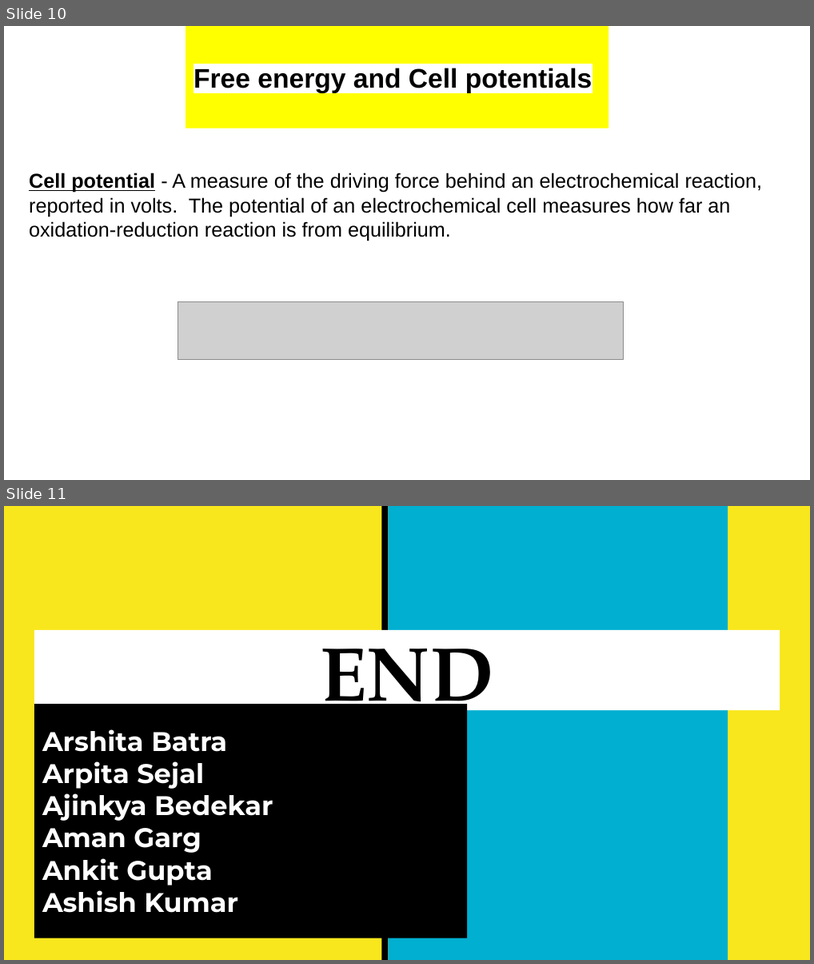
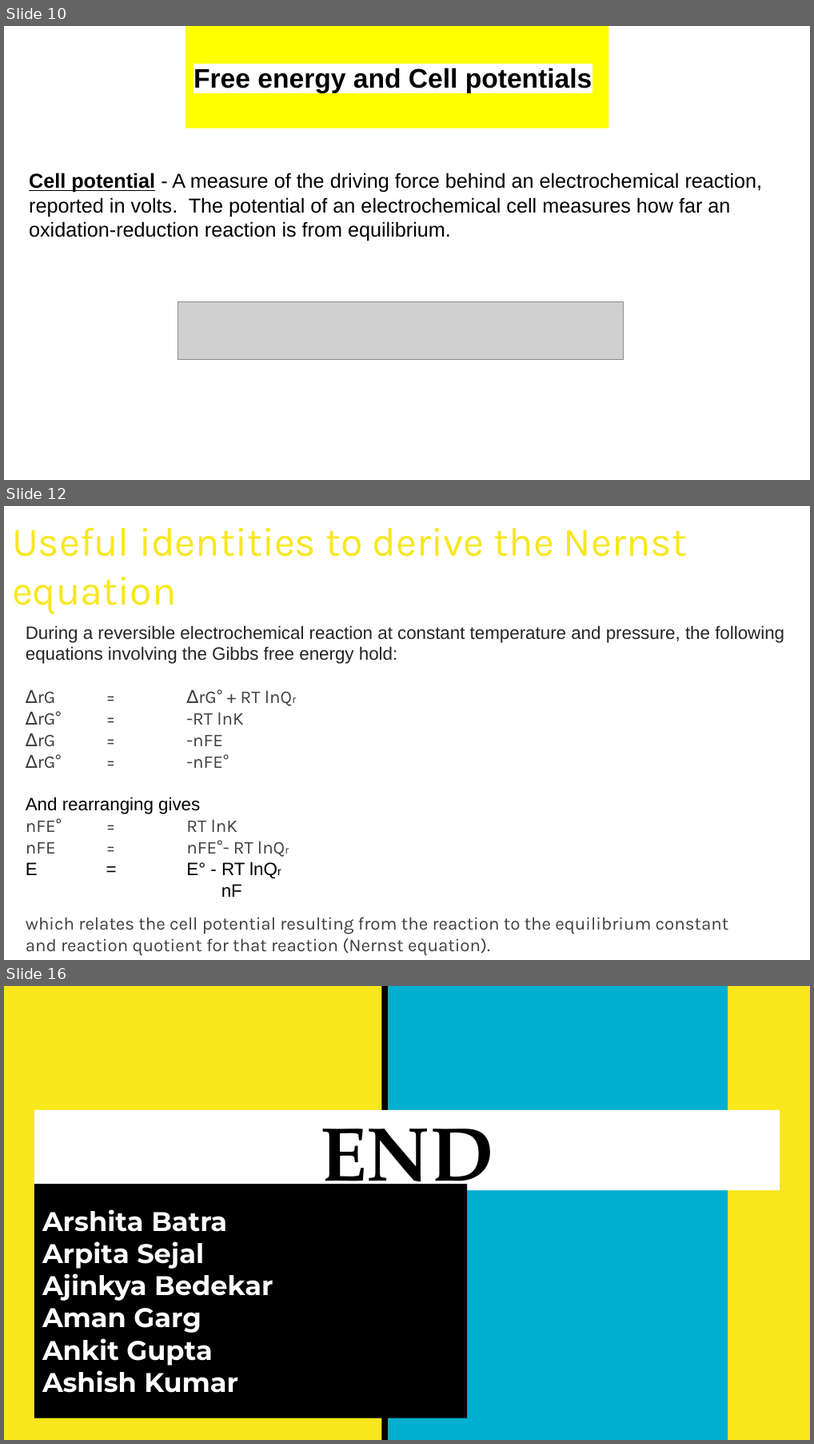
Before and after one commit to ajinkyabedekar/Chemistry-I, a slide deck: CHEMISTRY PRESENTATION.pptx. Shown one above the other, each under a label of ours: slides 10 and 11 before the commit, slides 10, 12 and 16 after it; the slides between them are not shown. The pictures are 814x964 and 814x1444 pixels, drawn with LibreOffice and Linux fonts; fonts in the diff are those of the drawing; grey boxes stand for pictures. Boxes give left, top, right and bottom in pixels: in the first picture for what was removed or moved away, otherwise in the second. Text is boxed around its words. In the diff, an @@ line names an element or a change of style, - is before the commit and + after.

```diff
--- a/CHEMISTRY PRESENTATION.pptx
+++ b/CHEMISTRY PRESENTATION.pptx
@@ slide 12 added at <box>4,506,810,960</box>, background #FFFFFF @@
@@ text added at <box>12,528,687,614</box>, 36 pt, text #F8E71C @@
+Useful identities to derive the Nernst equation
@@ text added at <box>26,625,785,955</box>, 16 pt, text #3F3F3F @@
+During a reversible electrochemical reaction at constant temperature and pressure, the following equations involving the Gibbs free energy hold:
+∆rG = ∆rG° + RT lnQr
+∆rG° = -RT lnK
+∆rG = -nFE
+∆rG° = -nFE°
+And rearranging gives
+nFE° = RT lnK
+nFE = nFE°- RT lnQr
+E = E° - RT lnQr
+nF
+which relates the cell potential resulting from the reaction to the equilibrium constant and reaction quotient for that reaction (Nernst equation).
@@ what was slide 11 is now slide 16 @@
```
Also in this commit, not shown: 1 slide changed, 4 other slides added, 10 other files.
